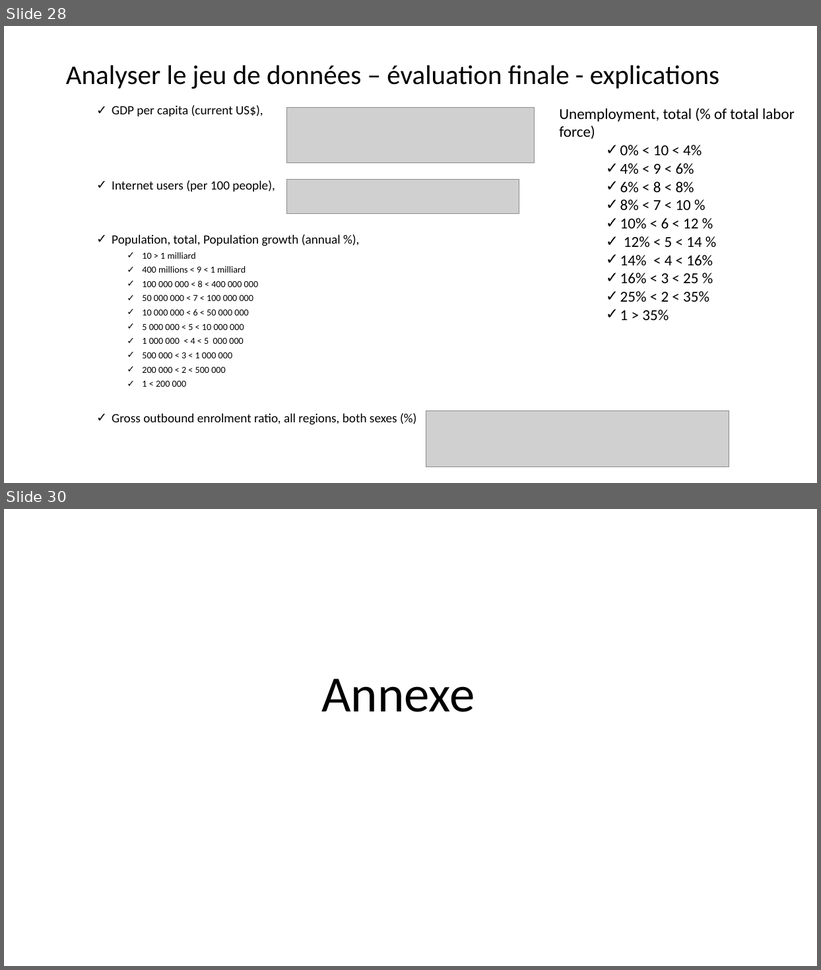
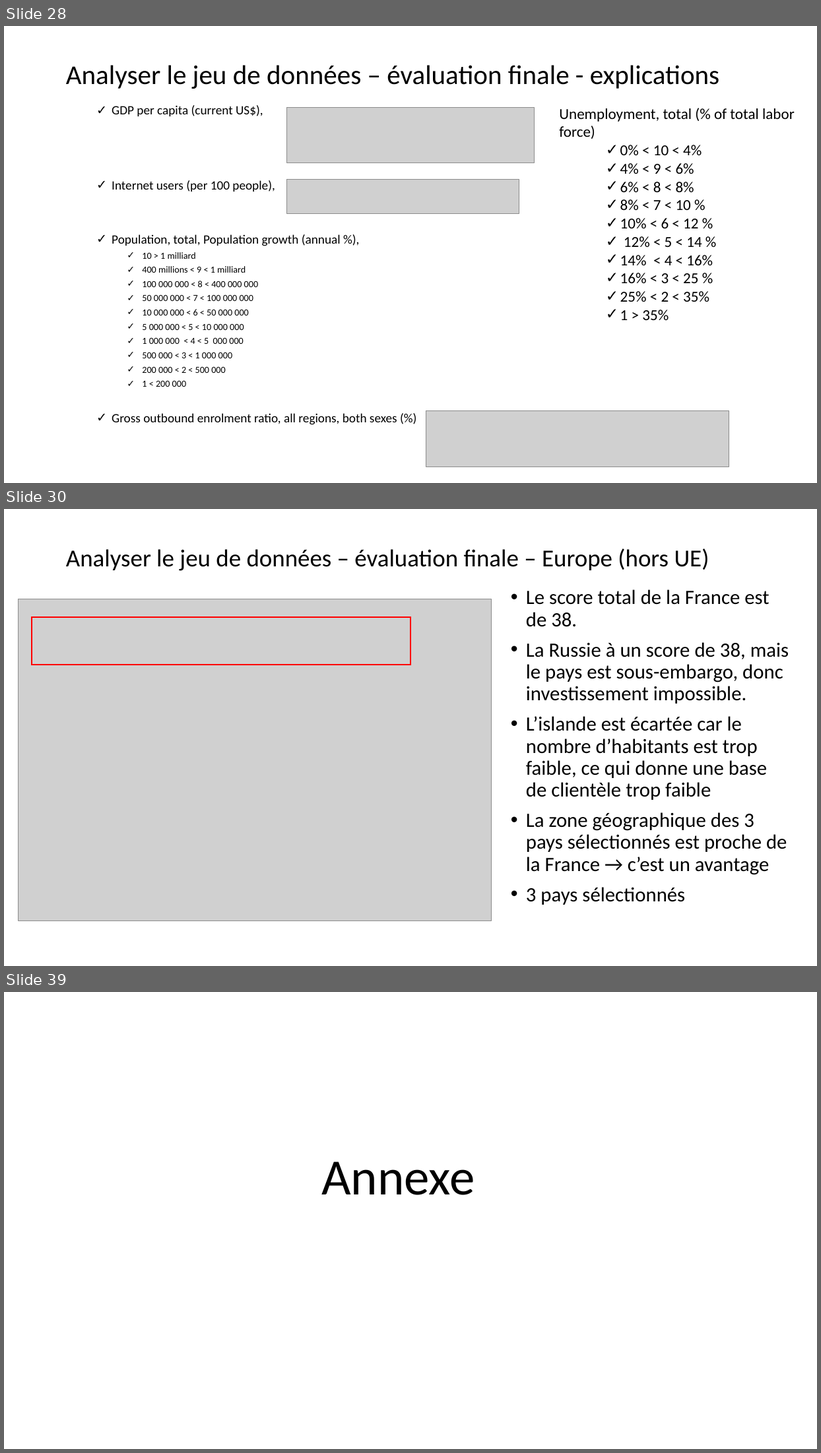
Before and after one commit to ludovic-source/Data_scientist_formation, a slide deck: livrables/Projet_2_presentation_Ludovic_Chimier.pptx. Shown one above the other, each under a label of ours: slides 28 and 30 before the commit, slides 28, 30 and 39 after it; the slides between them are not shown. The pictures are 821x970 and 821x1453 pixels, drawn with LibreOffice and Linux fonts; fonts in the diff are those of the drawing; grey boxes stand for pictures. Boxes give left, top, right and bottom in pixels: in the first picture for what was removed or moved away, otherwise in the second. Text is boxed around its words. In the diff, an @@ line names an element or a change of style, - is before the commit and + after.

```diff
--- a/livrables/Projet_2_presentation_Ludovic_Chimier.pptx
+++ b/livrables/Projet_2_presentation_Ludovic_Chimier.pptx
@@ slide 30 added at (x1=4, y1=509, x2=817, y2=966), background #FFFFFF @@
@@ title added at (x1=66, y1=549, x2=710, y2=571), 28.8 pt, text #000000 @@
+Analyser le jeu de données – évaluation finale – Europe (hors UE)
@@ picture added at (x1=18, y1=599, x2=492, y2=921) @@
@@ text added at (x1=526, y1=590, x2=789, y2=905), 24 pt, text #000000 @@
+• Le score total de la France est de 38.
+• La Russie à un score de 38, mais le pays est sous-embargo, donc investissement impossible.
+• L’islande est écartée car le nombre d’habitants est trop faible, ce qui donne une base de clientèle trop faible
+• La zone géographique des 3 pays sélectionnés est proche de la France → c’est un avantage
+• 3 pays sélectionnés
@@ rectangle added at (x1=32, y1=617, x2=411, y2=665), outline #FF0000 1.5 pt @@
@@ what was slide 30 is now slide 39 @@
```
Also in this commit, not shown: 2 slides changed, 8 other slides added.
